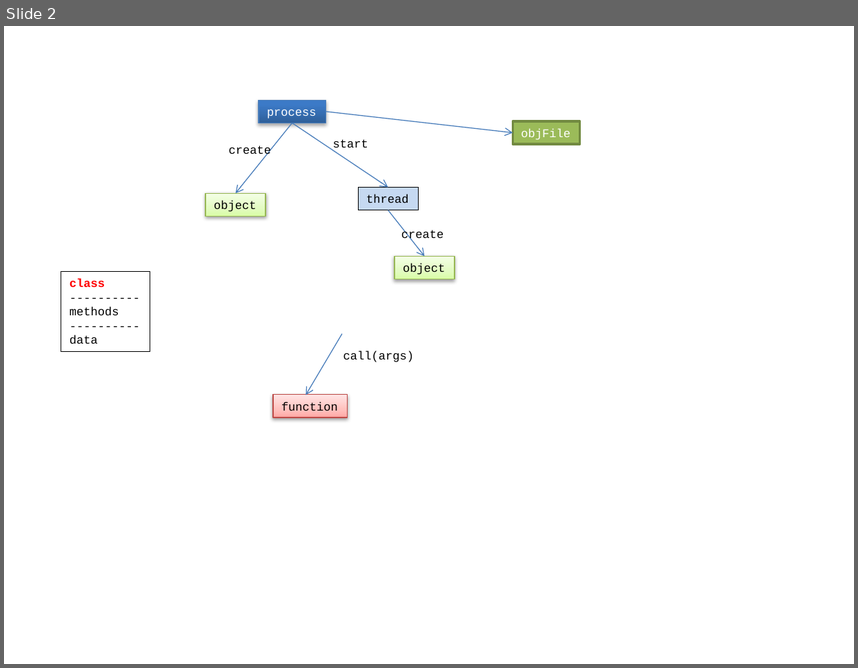
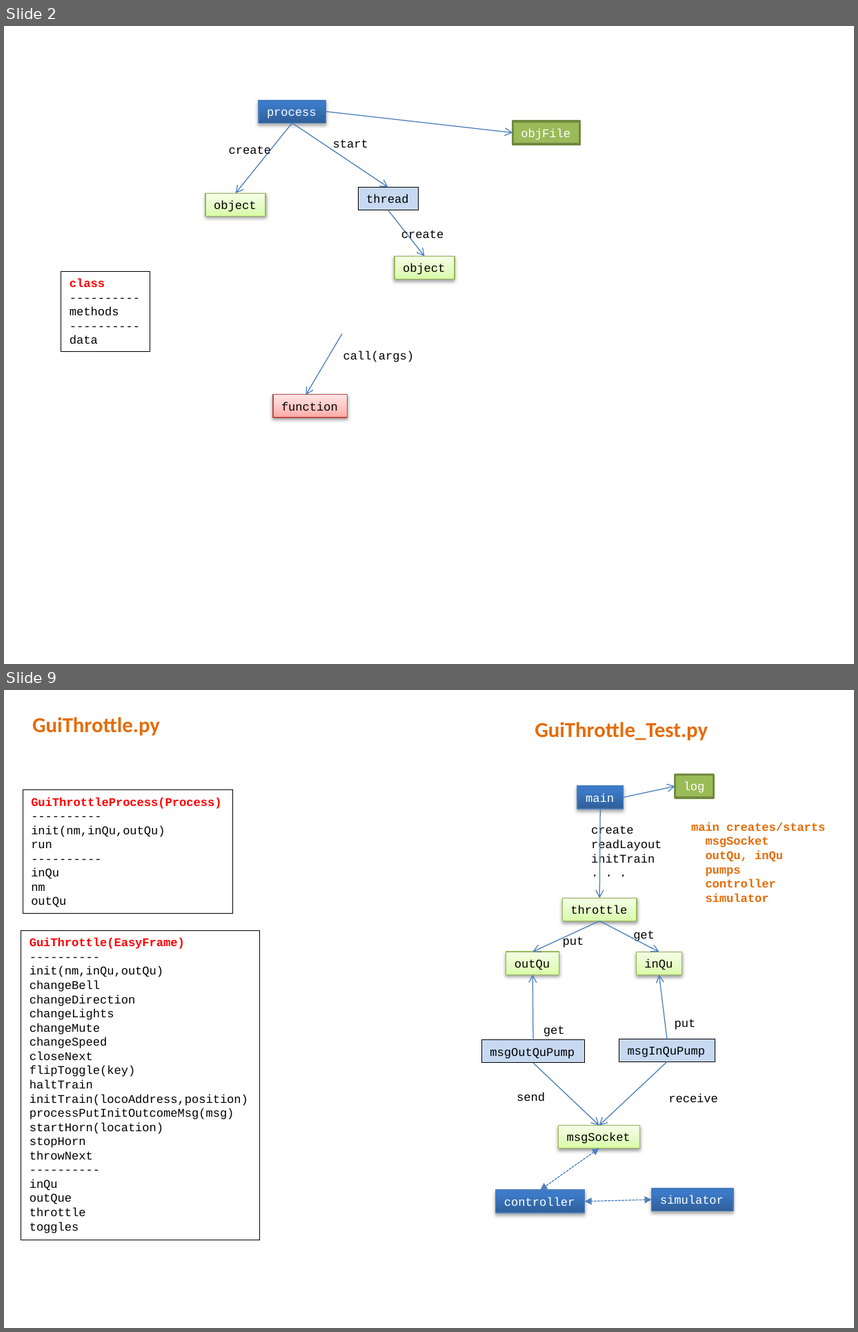
Before and after one commit to mlozborne/motin, a slide deck: Scripting/ScriptingDocumenation/DesignDiagrams.pptx. Shown one above the other, each under a label of ours: slide 2 before the commit, slides 2 and 9 after it; the slides between them are not shown. The pictures are 858x668 and 858x1332 pixels, drawn with LibreOffice and Linux fonts; fonts in the diff are those of the drawing. Boxes give left, top, right and bottom in pixels: in the first picture for what was removed or moved away, otherwise in the second. Text is boxed around its words. In the diff, an @@ line names an element or a change of style, - is before the commit and + after.

```diff
--- a/Scripting/ScriptingDocumenation/DesignDiagrams.pptx
+++ b/Scripting/ScriptingDocumenation/DesignDiagrams.pptx
@@ slide 9 added at [4, 690, 854, 1328], background #FFFFFF @@
@@ text added at [32, 717, 160, 736], 18 pt, text #E46C0A, bold @@
+GuiThrottle.py
@@ text added at [535, 722, 708, 740], 18 pt, text #E46C0A, bold @@
+GuiThrottle_Test.py
@@ rectangle added at [23, 790, 232, 914], outline #000000 0.75 pt, 10 pt, text #000000 @@
+GuiThrottleProcess(Process)
+----------
+init(nm,inQu,outQu)
+run
+----------
+inQu
+nm
+outQu
@@ rectangle added at [578, 786, 624, 809], fill gradient #2F5F99 to #3D7CC7 to #3A7CCB, outline #4B7EBC 0.75 pt, 10 pt, text #FFFFFF @@
+main
@@ arrow added from (623, 797) to (675, 786), #4B7EBC 0.75 pt @@
@@ rectangle added at [675, 775, 714, 798], fill #9BBB59, outline #738A42 2 pt, 10 pt, text #FFFFFF @@
+log
@@ arrow added from (600, 809) to (600, 898), #4B7EBC 0.75 pt @@
@@ text added at [591, 825, 662, 866], 10 pt, text #000000 @@
+create
+readLayout
+initTrain
+. . .
@@ text added at [691, 822, 825, 902], 10 pt, text #E46C0A, bold @@
+main creates/starts
+msgSocket
+outQu, inQu
+pumps
+controller
+simulator
@@ rectangle added at [562, 898, 637, 921], fill gradient #DAFDA7 to #E4FCC2 to #F5FFE7, outline #98B955 0.75 pt, 10 pt, text #000000 @@
+throttle
@@ rectangle added at [21, 931, 260, 1240], outline #000000 0.75 pt, 10 pt, text #000000 @@
+GuiThrottle(EasyFrame)
+----------
+init(nm,inQu,outQu)
+changeBell
+changeDirection
+changeLights
+changeMute
+changeSpeed
+closeNext
+flipToggle(key)
+haltTrain
+initTrain(locoAddress,position)
+processPutInitOutcomeMsg(msg)
+startHorn(location)
+stopHorn
+throwNext
+----------
+inQu
+outQue
+throttle
+toggles
@@ arrow added from (600, 921) to (533, 952), #4B7EBC 0.75 pt @@
@@ text added at [563, 936, 584, 947], 10 pt, text #000000 @@
+put
@@ arrow added from (600, 921) to (660, 952), #4B7EBC 0.75 pt @@
@@ text added at [633, 930, 655, 942], 10 pt, text #000000 @@
+get
@@ rectangle added at [506, 952, 559, 975], fill gradient #DAFDA7 to #E4FCC2 to #F5FFE7, outline #98B955 0.75 pt, 10 pt, text #000000 @@
+outQu
@@ rectangle added at [637, 952, 682, 975], fill gradient #DAFDA7 to #E4FCC2 to #F5FFE7, outline #98B955 0.75 pt, 10 pt, text #000000 @@
+inQu
@@ arrow added from (534, 1039) to (533, 975), #4B7EBC 0.75 pt @@
@@ arrow added from (667, 1038) to (660, 975), #4B7EBC 0.75 pt @@
@@ text added at [675, 1018, 696, 1029], 10 pt, text #000000 @@
+put
@@ rectangle added at [481, 1039, 584, 1063], fill #C6D9F1, outline #000000 0.75 pt, 10 pt, text #000000 @@
+msgOutQuPump
@@ text added at [544, 1025, 565, 1036], 10 pt, text #000000 @@
+get
@@ rectangle added at [619, 1038, 715, 1061], fill #C6D9F1, outline #000000 0.75 pt, 10 pt, text #000000 @@
+msgInQuPump
@@ arrow added from (667, 1061) to (599, 1125), #4B7EBC 0.75 pt @@
@@ arrow added from (534, 1063) to (599, 1125), #4B7EBC 0.75 pt @@
@@ text added at [517, 1092, 545, 1101], 10 pt, text #000000 @@
+send
@@ text added at [668, 1094, 718, 1102], 10 pt, text #000000 @@
+receive
@@ rectangle added at [558, 1125, 640, 1148], fill gradient #DAFDA7 to #E4FCC2 to #F5FFE7, outline #98B955 0.75 pt, 10 pt, text #000000 @@
+msgSocket
@@ double arrow added from (599, 1148) to (540, 1190), #4F81BD 0.75 pt dashed @@
@@ rectangle added at [496, 1190, 584, 1213], fill gradient #2F5F99 to #3D7CC7 to #3A7CCB, outline #4B7EBC 0.75 pt, 10 pt, text #FFFFFF @@
+controller
@@ double arrow added from (652, 1199) to (584, 1201), #4F81BD 0.75 pt dashed @@
@@ rectangle added at [652, 1188, 733, 1211], fill gradient #2F5F99 to #3D7CC7 to #3A7CCB, outline #4B7EBC 0.75 pt, 10 pt, text #FFFFFF @@
+simulator
```
Also in this commit, not shown: 6 slides changed, 1 slide removed, 5 other files.
